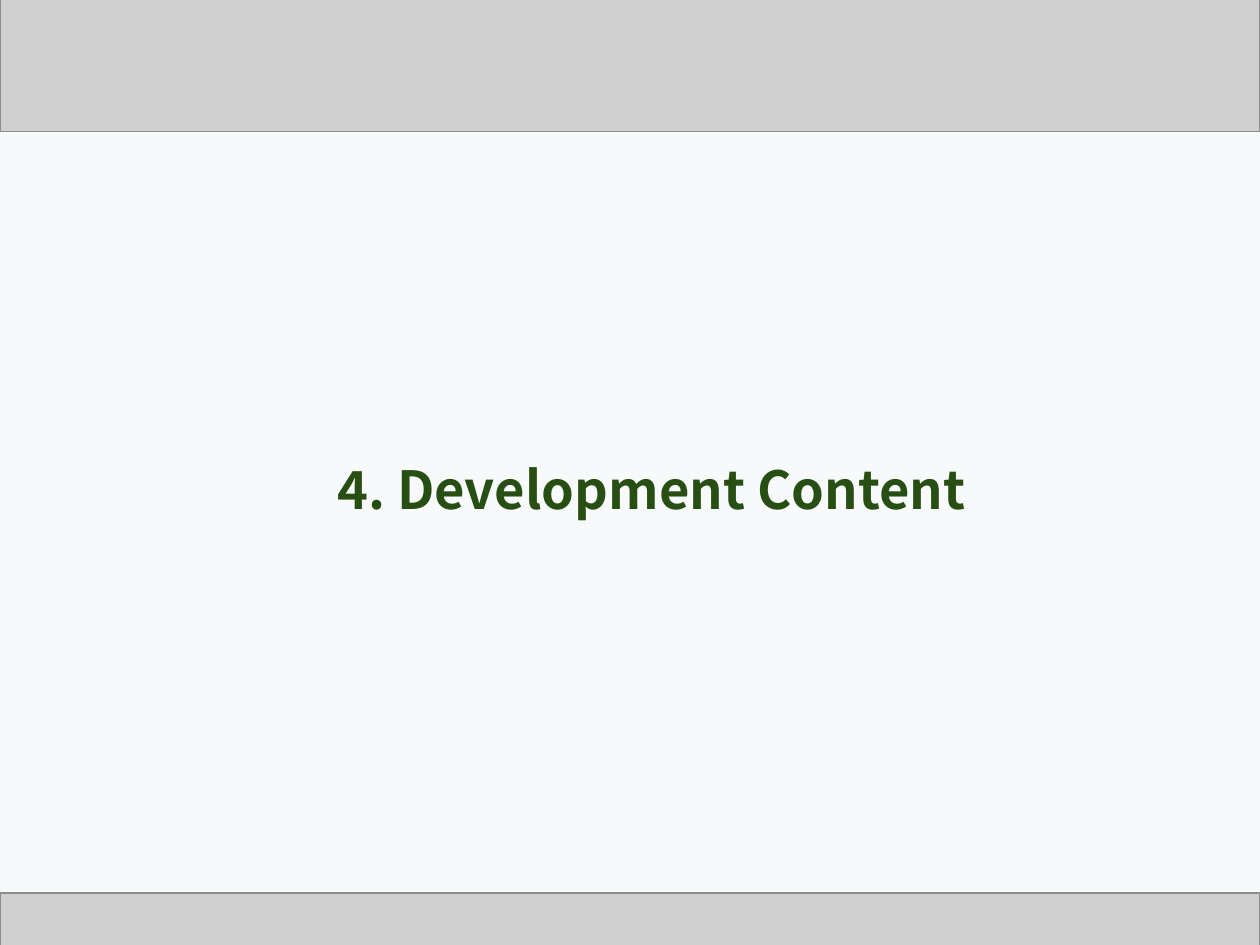
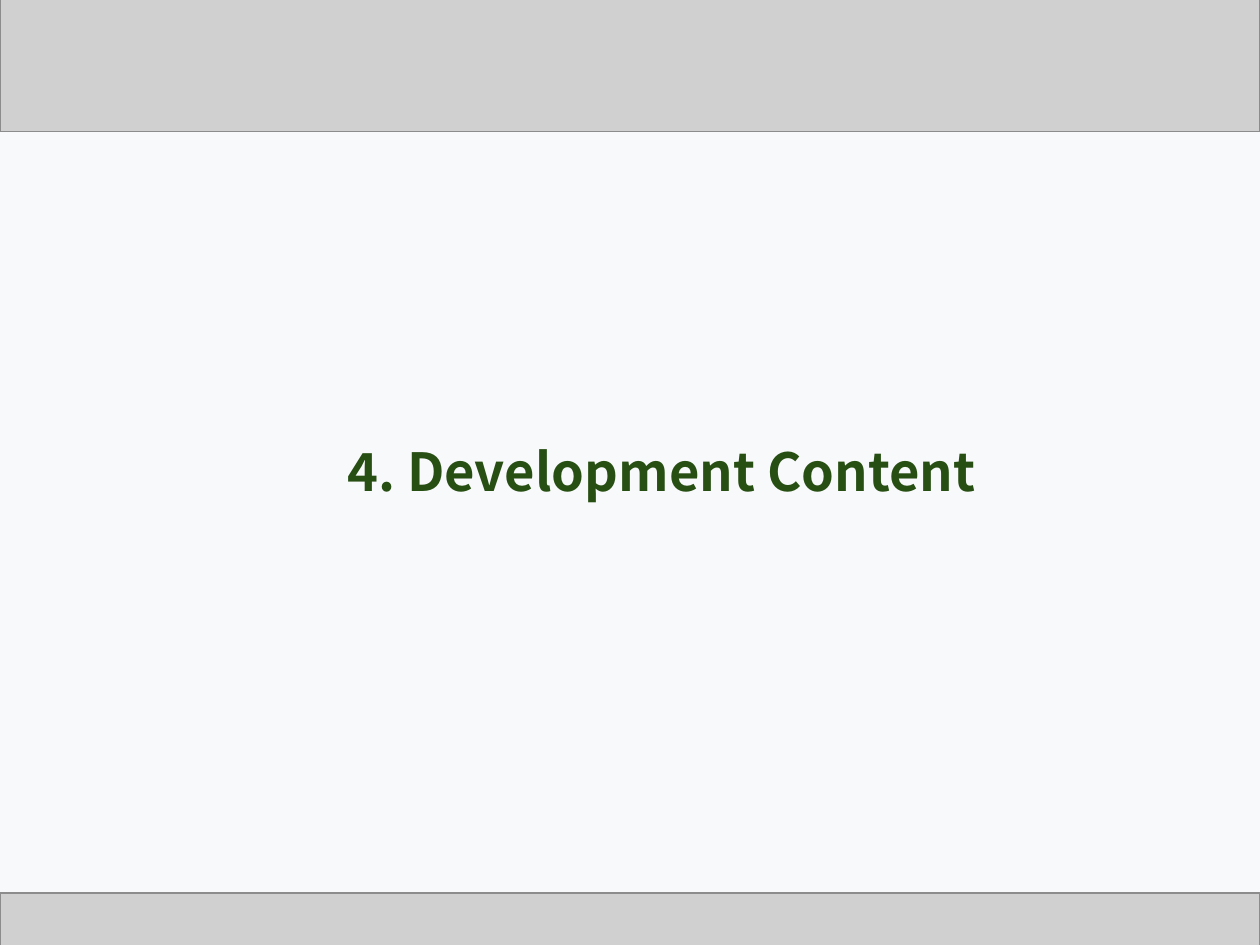
Before and after one commit to Team-GoNaMi/Docs, a slide deck: slide 13 of PPT/Team1_Presentation Material_3rd Week.pptx (slide 9 before the commit). Drawn at 1260x945 pixels with LibreOffice and Linux fonts; fonts in the diff are those of the drawing; grey boxes stand for pictures. Boxes give left, top, right and bottom in pixels: in the first picture for what was removed or moved away, otherwise in the second. Text is boxed around its words. In the diff, an @@ line names an element or a change of style, - is before the commit and + after.

```diff
--- a/PPT/Team1_Presentation Material_3rd Week.pptx
+++ b/PPT/Team1_Presentation Material_3rd Week.pptx
@@ text "4. Development Content": place and size @@
-text "4. Development Content" at (337, 467, 965, 521)
+text "4. Development Content" at (347, 449, 975, 503)
```
Also in this commit, not shown: 15 other slides changed, 6 slides added, 1 other file.
